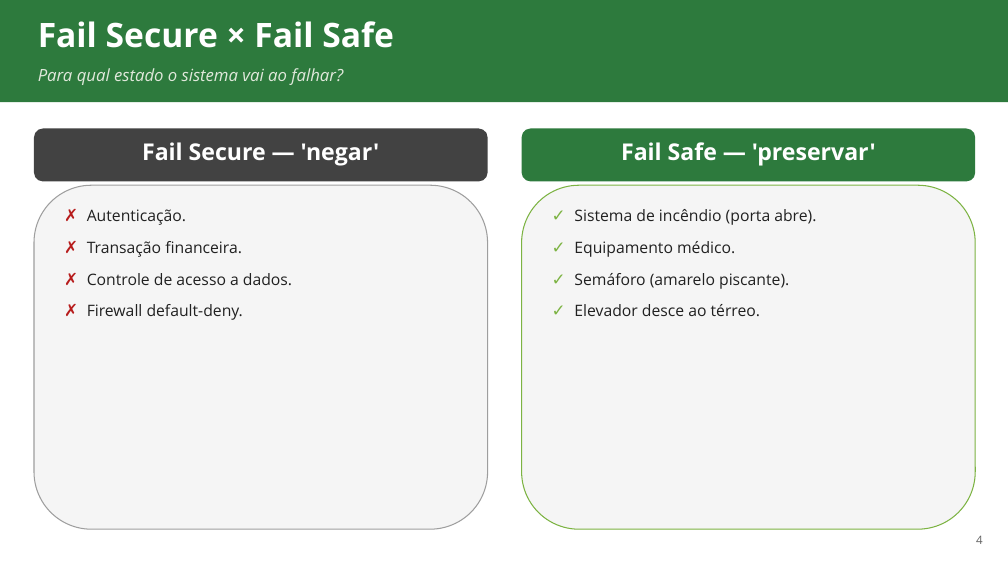
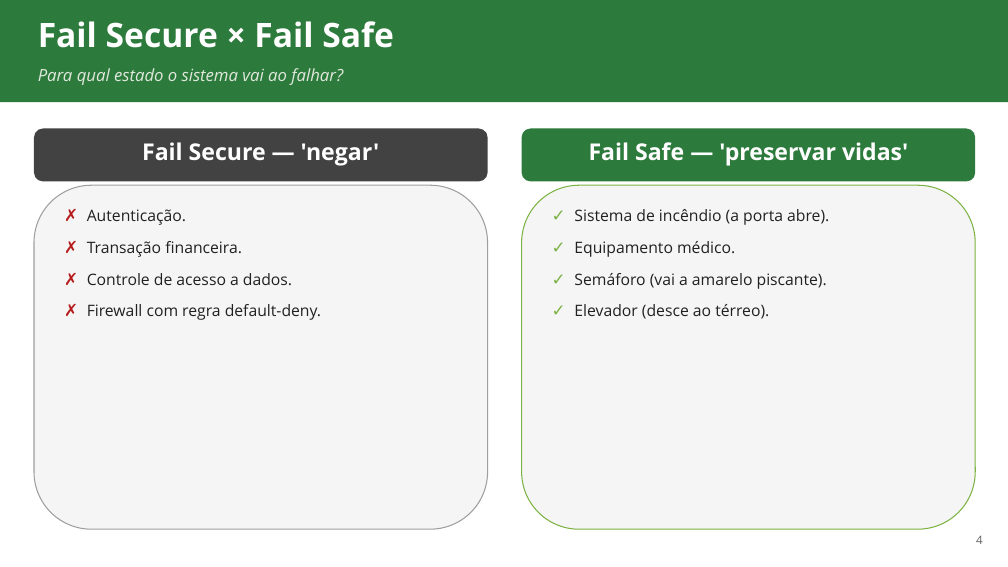
Before and after one commit to ads-sapucaia-ssc/SSC, a slide deck: slide 4 of aulas/aula-05-projeto-seguro.pptx. Drawn at 1008x567 pixels with LibreOffice and Linux fonts; fonts in the diff are those of the drawing. Boxes give left, top, right and bottom in pixels: in the first picture for what was removed or moved away, otherwise in the second. Text is boxed around its words. In the diff, an @@ line names an element or a change of style, - is before the commit and + after.

```diff
--- a/aulas/aula-05-projeto-seguro.pptx
+++ b/aulas/aula-05-projeto-seguro.pptx
@@ text at (589,142,908,166): text changed @@
-Fail Safe — 'preservar'
+Fail Safe — 'preservar vidas'
@@ text at (574,209,829,225): text changed @@
-✓ Sistema de incêndio (porta abre).
+✓ Sistema de incêndio (a porta abre).
@@ text at (574,273,827,319): text changed @@
-✓ Semáforo (amarelo piscante).
-✓ Elevador desce ao térreo.
+✓ Semáforo (vai a amarelo piscante).
+✓ Elevador (desce ao térreo).
@@ text at (87,304,321,320): text changed @@
-✗ Firewall default-deny.
+✗ Firewall com regra default-deny.
```
Also in this commit, not shown: 4 other slides changed, 1 slide added, 10 other files.
